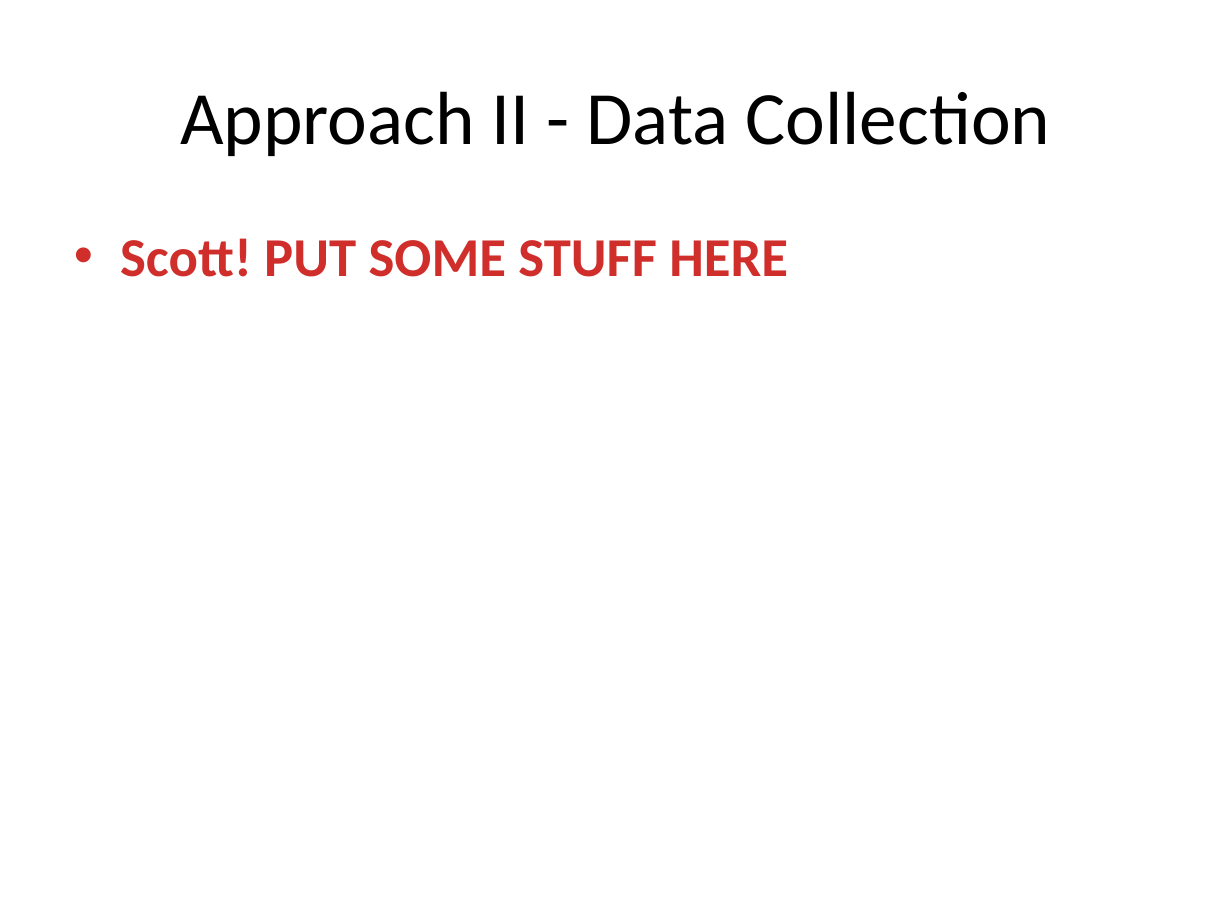
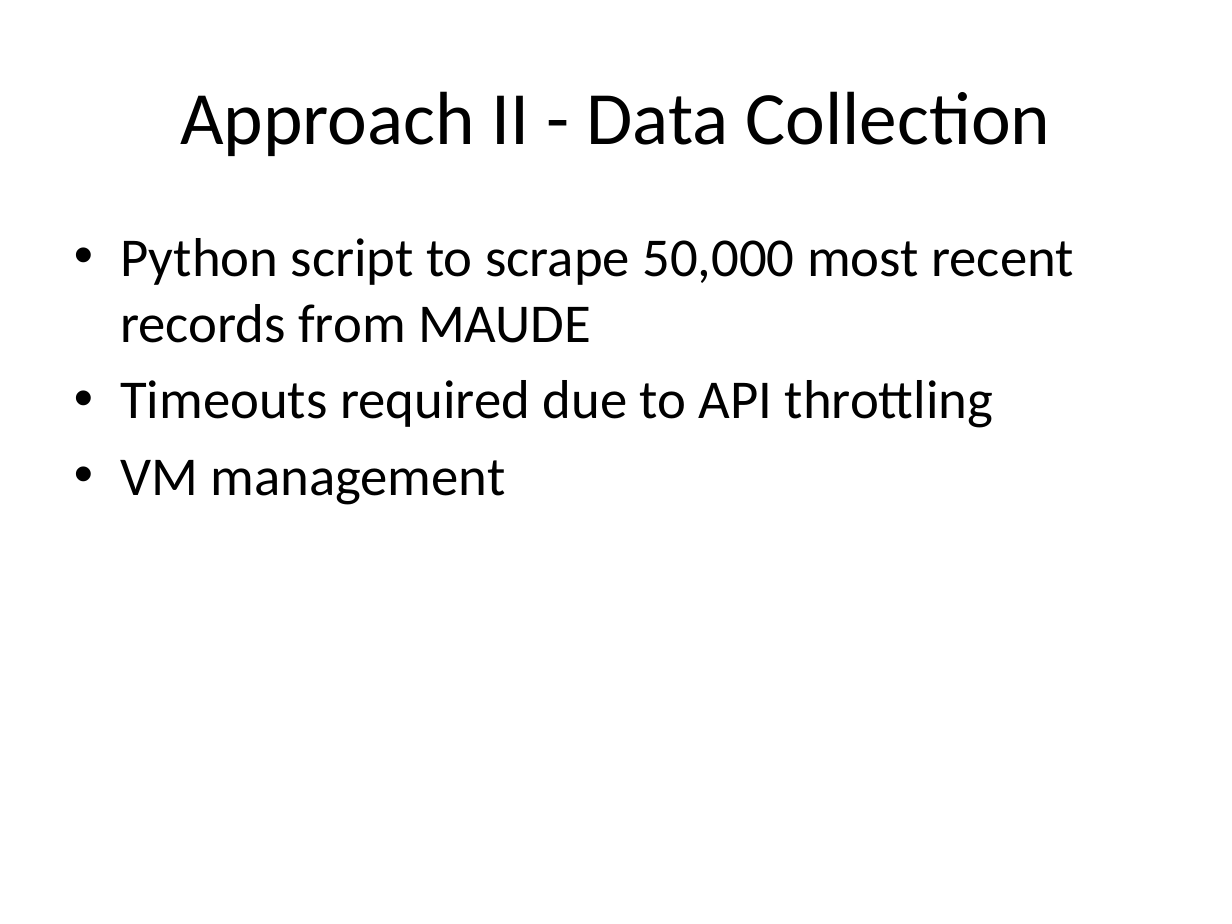
Before and after one commit to sdiemert/SENG_474_Project, a slide deck: slide 11 of presentation/presentation.pptx. Drawn at 1232x924 pixels with LibreOffice and Linux fonts; fonts in the diff are those of the drawing. Boxes give left, top, right and bottom in pixels: in the first picture for what was removed or moved away, otherwise in the second. Text is boxed around its words. In the diff, an @@ line names an element or a change of style, - is before the commit and + after.

```diff
--- a/presentation/presentation.pptx
+++ b/presentation/presentation.pptx
@@ text at [120,238,1074,505]: text changed; text colour gradient #FC7C7A to #D02F2C to #C70500 to #000000; bold off @@
-• Scott! PUT SOME STUFF HERE
+• Python script to scrape 50,000 most recent records from MAUDE
+• Timeouts required due to API throttling
+• VM management
```
Also in this commit, not shown: 3 other slides changed, 1 slide removed.
